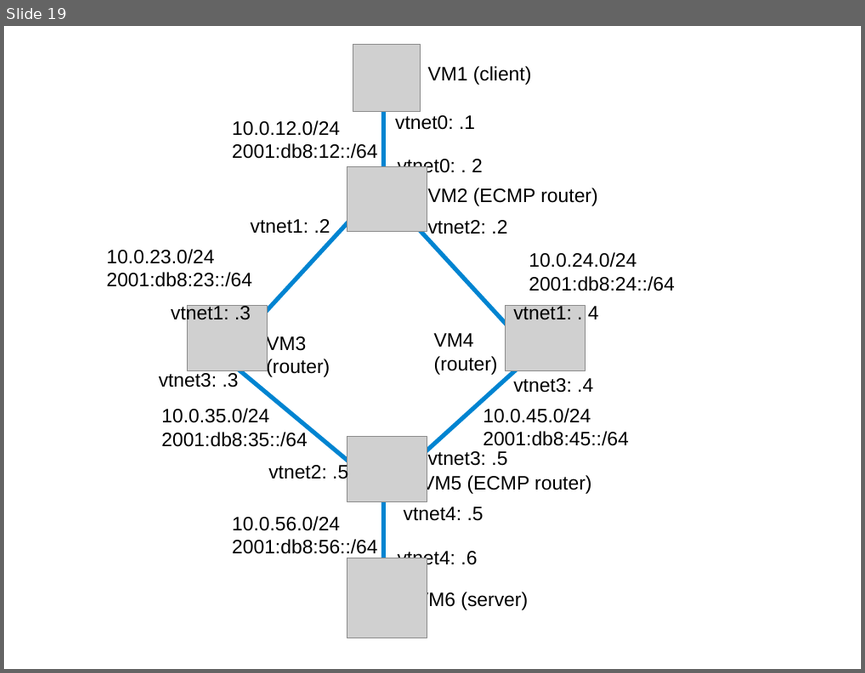
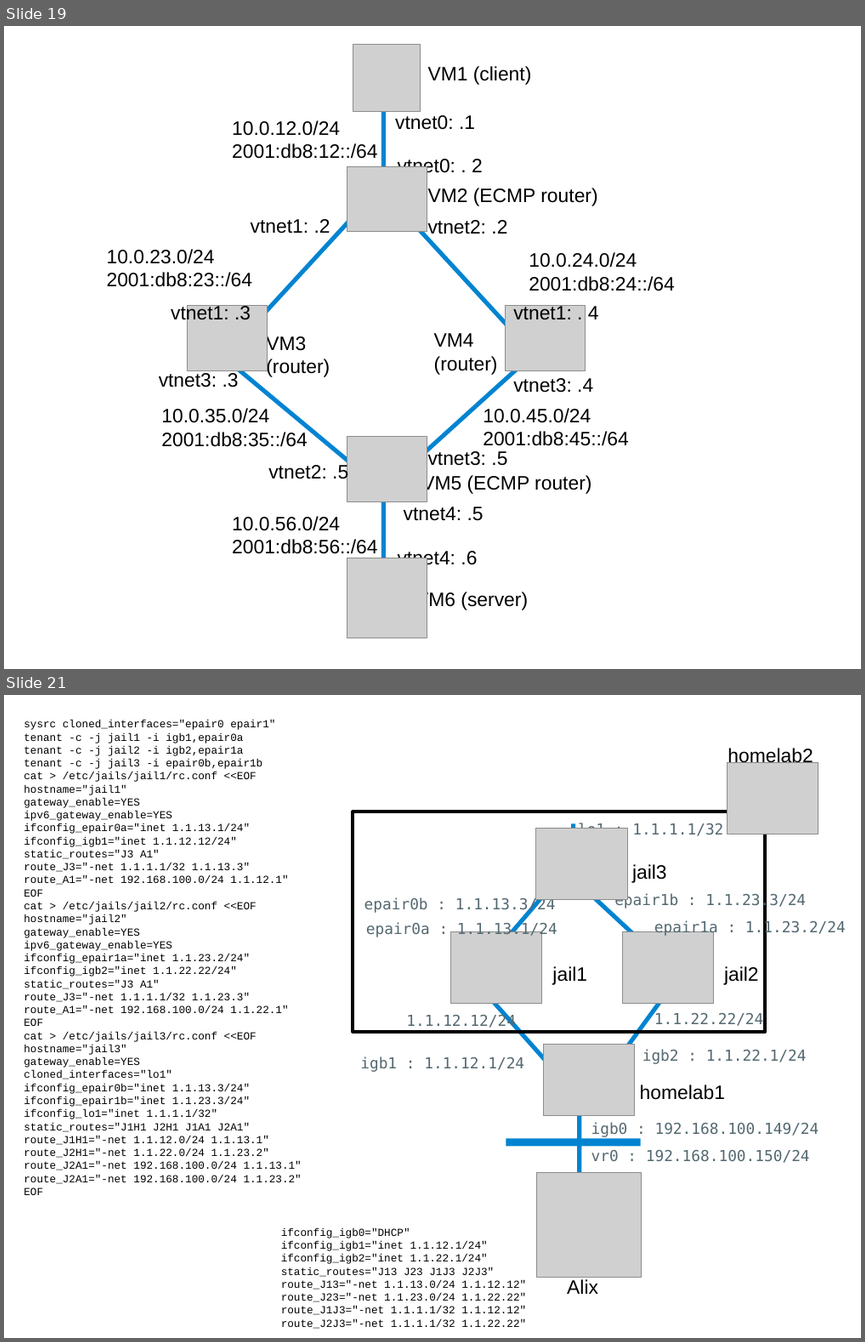
Before and after one commit to ocochard/BSDRP, a slide deck: docs/labs.examples.odp. Shown one above the other, each under a label of ours: slide 19 before the commit, slides 19 and 21 after it; the slides between them are not shown. The pictures are 865x673 and 865x1342 pixels, drawn with LibreOffice and Linux fonts; fonts in the diff are those of the drawing; grey boxes stand for pictures. Boxes give left, top, right and bottom in pixels: in the first picture for what was removed or moved away, otherwise in the second. Text is boxed around its words. In the diff, an @@ line names an element or a change of style, - is before the commit and + after.

Commit message:
Add tinc, add custom OpenVPN patch to select server with lower latency, update source and port tree, load AESNI module sooner to guarantee its usage with IPsec, update labconfig script, ROUTE_MPATH re-enabled and tested with FRR, Added wireguard kernel module

```diff
--- a/docs/labs.examples.odp
+++ b/docs/labs.examples.odp
@@ slide 21 added at (x1=4, y1=695, x2=861, y2=1338), background #FFFFFF @@
@@ text added at (x1=24, y1=720, x2=302, y2=1170), 10 pt, text #000000 @@
+sysrc cloned_interfaces="epair0 epair1"
+tenant -c -j jail1 -i igb1,epair0a
+tenant -c -j jail2 -i igb2,epair1a
+tenant -c -j jail3 -i epair0b,epair1b
+cat > /etc/jails/jail1/rc.conf <<EOF
+hostname="jail1"
+gateway_enable=YES
+ipv6_gateway_enable=YES
+ifconfig_epair0a="inet 1.1.13.1/24"
+ifconfig_igb1="inet 1.1.12.12/24"
+static_routes="J3 A1"
+route_J3="-net 1.1.1.1/32 1.1.13.3"
+route_A1="-net 192.168.100.0/24 1.1.12.1"
+EOF
+cat > /etc/jails/jail2/rc.conf <<EOF
+hostname="jail2"
+gateway_enable=YES
+ipv6_gateway_enable=YES
+ifconfig_epair1a="inet 1.1.23.2/24"
+ifconfig_igb2="inet 1.1.22.22/24"
+static_routes="J3 A1"
+route_J3="-net 1.1.1.1/32 1.1.23.3"
+route_A1="-net 192.168.100.0/24 1.1.22.1"
+EOF
+cat > /etc/jails/jail3/rc.conf <<EOF
+hostname="jail3"
+gateway_enable=YES
+cloned_interfaces="lo1"
+ifconfig_epair0b="inet 1.1.13.3/24"
+ifconfig_epair1b="inet 1.1.23.3/24"
+ifconfig_lo1="inet 1.1.1.1/32"
+static_routes="J1H1 J2H1 J1A1 J2A1"
+route_J1H1="-net 1.1.12.0/24 1.1.13.1"
+route_J2H1="-net 1.1.22.0/24 1.1.23.2"
+route_J2A1="-net 192.168.100.0/24 1.1.13.1"
+route_J2A1="-net 192.168.100.0/24 1.1.23.2"
+EOF
@@ text added at (x1=727, y1=748, x2=812, y2=763), 18 pt, text #000000 @@
+homelab2
@@ picture added at (x1=727, y1=763, x2=818, y2=834) @@
@@ rectangle added at (x1=353, y1=811, x2=765, y2=1032), outline #000000 2.89 pt @@
@@ picture added at (x1=536, y1=828, x2=627, y2=900) @@
@@ line added from (574, 879) to (574, 824), #0084D1 4 pt @@
@@ text added at (x1=578, y1=823, x2=723, y2=836), 14 pt, text #536870 @@
+lo1 : 1.1.1.1/32
@@ text added at (x1=632, y1=864, x2=667, y2=883), 18 pt, text #000000 @@
+jail3
@@ text added at (x1=364, y1=897, x2=556, y2=913), 14 pt, text #536870 @@
+epair0b : 1.1.13.3/24
@@ line added from (475, 975) to (549, 890), #0084D1 4 pt @@
@@ line added from (671, 969) to (585, 890), #0084D1 4 pt @@
@@ text added at (x1=614, y1=893, x2=806, y2=909), 14 pt, text #536870 @@
+epair1b : 1.1.23.3/24
@@ text added at (x1=366, y1=922, x2=557, y2=938), 14 pt, text #536870 @@
+epair0a : 1.1.13.1/24
@@ text added at (x1=654, y1=920, x2=846, y2=936), 14 pt, text #536870 @@
+epair1a : 1.1.23.2/24
@@ picture added at (x1=451, y1=932, x2=542, y2=1004) @@
@@ picture added at (x1=622, y1=932, x2=713, y2=1004) @@
@@ text added at (x1=552, y1=966, x2=587, y2=985), 18 pt, text #000000 @@
+jail1
@@ text added at (x1=724, y1=966, x2=759, y2=985), 18 pt, text #000000 @@
+jail2
@@ line added from (488, 995) to (574, 1091), #0084D1 4 pt @@
@@ line added from (671, 987) to (598, 1087), #0084D1 4 pt @@
@@ text added at (x1=406, y1=1014, x2=516, y2=1030), 14 pt, text #536870 @@
+1.1.12.12/24
@@ text added at (x1=654, y1=1012, x2=764, y2=1028), 14 pt, text #536870 @@
+1.1.22.22/24
@@ picture added at (x1=544, y1=1044, x2=635, y2=1116) @@
@@ text added at (x1=642, y1=1049, x2=806, y2=1064), 14 pt, text #536870 @@
+igb2 : 1.1.22.1/24
@@ text added at (x1=360, y1=1056, x2=524, y2=1072), 14 pt, text #536870 @@
+igb1 : 1.1.12.1/24
@@ line added from (579, 1087) to (579, 1179), #0084D1 4 pt @@
@@ text added at (x1=640, y1=1084, x2=725, y2=1100), 18 pt, text #000000 @@
+homelab1
@@ text added at (x1=591, y1=1122, x2=819, y2=1137), 14 pt, text #536870 @@
+igb0 : 192.168.100.149/24
@@ line added from (506, 1142) to (641, 1142), #0084D1 7.2 pt @@
@@ text added at (x1=591, y1=1150, x2=810, y2=1163), 14 pt, text #536870 @@
+vr0 : 192.168.100.150/24
@@ picture added at (x1=537, y1=1173, x2=641, y2=1276) @@
@@ text added at (x1=281, y1=1228, x2=526, y2=1328), 10 pt, text #000000 @@
+ifconfig_igb0="DHCP"
+ifconfig_igb1="inet 1.1.12.1/24"
+ifconfig_igb2="inet 1.1.22.1/24"
+static_routes="J13 J23 J1J3 J2J3"
+route_J13="-net 1.1.13.0/24 1.1.12.12"
+route_J23="-net 1.1.23.0/24 1.1.22.22"
+route_J1J3="-net 1.1.1.1/32 1.1.12.12"
+route_J2J3="-net 1.1.1.1/32 1.1.22.22"
@@ text added at (x1=567, y1=1279, x2=598, y2=1293), 18 pt, text #000000 @@
+Alix
```
Also in this commit, not shown: 5 slides changed, 6 other slides added, 16 other files.
